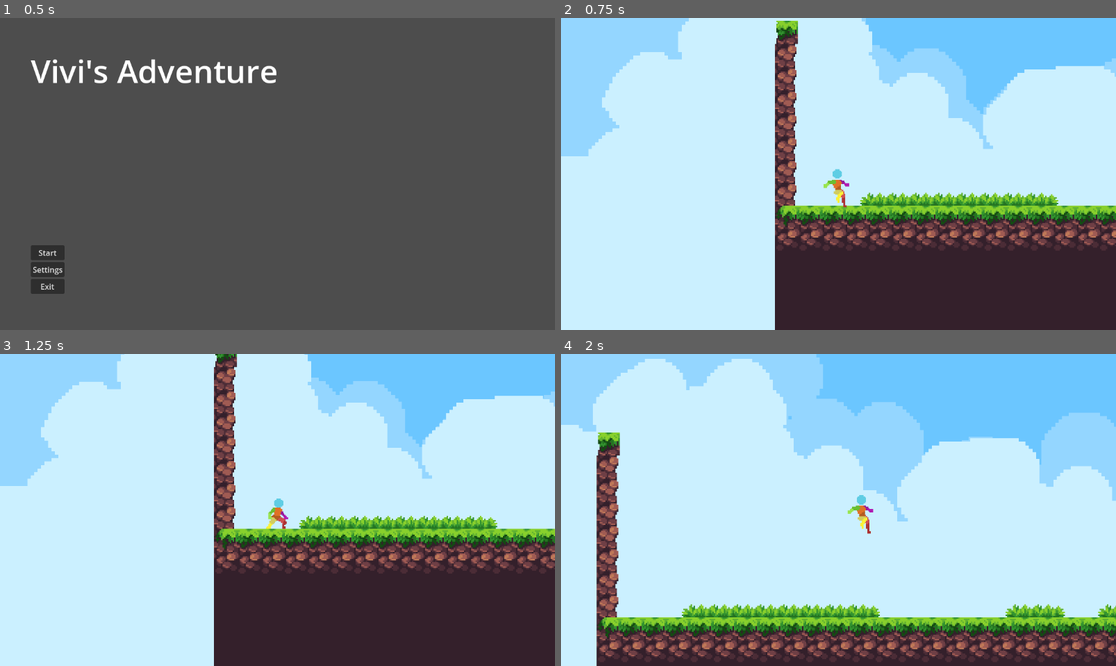
Above: before the commit, frames 1-4 (two rows, left to right).
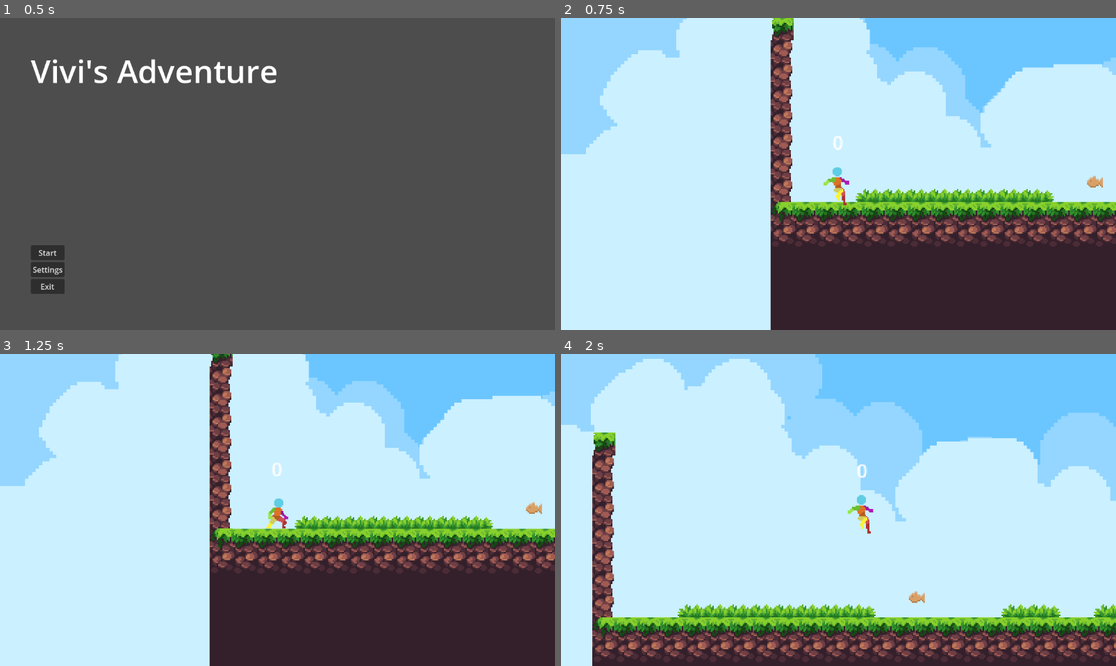
Above: after the commit, the same moments.

Repository: Zonnap/VivisAdventure
Game: Godot game, scene res://UI/MainMenu/main_menu.tscn
Two runs of this game, one before a commit and one after it. Both use one fixed random seed, a clock stepped at 60 frames per second and the inputs below.
Inputs:
- Up to frame 1 (0.5 s): no input
- Up to frame 2 (0.75 s): click "Start" at 0.5 s
- Up to frame 3 (1.25 s): no input
- Up to frame 4 (2 s): hold D (move_right) from 1.28 s (still down); tap Space (jump) at 1.52 s

Frame 1 is identical in both runs. In frame 2, 10% of the frame differs, in the area x 0-100%, y 0-100%; in frame 3, 8.7%; in frame 4, 12%, in the area x 2-100%, y 0-100%.

Commit message:
cont.

Diff:
--- /dev/null
+++ b/Vivis/GlobalScripts/Global.gd
@@ -0,0 +1,3 @@
+extends Node
+
+var fishSnacks = 0
--- /dev/null
+++ b/Vivis/Pickups/FishSnack.gd
@@ -0,0 +1,17 @@
+extends Node
+
+
+# Called when the node enters the scene tree for the first time.
+func _ready():
+	pass # Replace with function body.
+
+
+# Called every frame. 'delta' is the elapsed time since the previous frame.
+func _process(delta):
+	pass
+
+
+func _on_body_entered(body):
+	if body.name == "PlayerCharacter":
+		Global.fishSnacks += 1
+		queue_free()
--- /dev/null
+++ b/Vivis/Pickups/FishSnacks.tscn
@@ -0,0 +1,18 @@
+[gd_scene load_steps=4 format=3 uid="uid://cxyxx0qp2mamp"]
+
+[ext_resource type="Script" path="res://Pickups/FishSnack.gd" id="1_ahxfh"]
+[ext_resource type="Texture2D" uid="uid://dlyexi7yy5csv" path="res://Pickups/FishSnack.png" id="1_i36mf"]
+
+[sub_resource type="CircleShape2D" id="CircleShape2D_34vkc"]
+
+[node name="FishSnacks" type="Area2D"]
+script = ExtResource("1_ahxfh")
+
+[node name="CollisionShape2D" type="CollisionShape2D" parent="."]
+shape = SubResource("CircleShape2D_34vkc")
+
+[node name="Sprite2D" type="Sprite2D" parent="."]
+texture_filter = 1
+texture = ExtResource("1_i36mf")
+
+[connection signal="body_entered" from="." to="." method="_on_body_entered"]
--- a/Vivis/Player/PlayerChracter.tscn
+++ b/Vivis/Player/PlayerCharacter.tscn
@@ -1,9 +1,10 @@
-[gd_scene load_steps=34 format=3 uid="uid://bufcbgo5gj56d"]
+[gd_scene load_steps=35 format=3 uid="uid://bufcbgo5gj56d"]
 
 [ext_resource type="Script" path="res://Player/Scripts/PlayerChracter.gd" id="1_8duy6"]
 [ext_resource type="Texture2D" uid="uid://2ag447jgfpti" path="res://Player/Assets/Asset Packs 1-3 (final) TEMPORARY/Asset Pack-V1/Sprite Sheets/player jump 48x48.png" id="2_gorb7"]
 [ext_resource type="Texture2D" uid="uid://cd7enwsfcumtm" path="res://Player/Assets/Asset Packs 1-3 (final) TEMPORARY/Asset Pack-V1/Sprite Sheets/Character Idle 48x48.png" id="3_sjhyf"]
 [ext_resource type="Texture2D" uid="uid://bxl00al1uonyy" path="res://Player/Assets/Asset Packs 1-3 (final) TEMPORARY/Asset Pack-V1/Sprite Sheets/run cycle 48x48.png" id="4_8jcb4"]
+[ext_resource type="Script" path="res://Player/FishCounter.gd" id="5_3avjp"]
 
 [sub_resource type="CapsuleShape2D" id="CapsuleShape2D_uid6v"]
 radius = 6.0
@@ -377,7 +378,7 @@
 "Run": SubResource("Animation_ysqkb")
 }
 
-[node name="PlayerChracter" type="CharacterBody2D"]
+[node name="PlayerCharacter" type="CharacterBody2D"]
 scale = Vector2(0.8, 0.8)
 script = ExtResource("1_8duy6")
 
@@ -389,6 +390,22 @@
 sprite_frames = SubResource("SpriteFrames_mjitd")
 animation = &"Run"
 
+[node name="Control" type="Control" parent="AnimatedSprite2D"]
+layout_mode = 3
+anchors_preset = 0
+offset_right = 40.0
+offset_bottom = 40.0
+
+[node name="FishCounter" type="Label" parent="AnimatedSprite2D/Control"]
+layout_mode = 0
+offset_left = -20.0
+offset_top = -47.5
+offset_right = 20.0
+offset_bottom = -24.5
+horizontal_alignment = 1
+vertical_alignment = 1
+script = ExtResource("5_3avjp")
+
 [node name="AnimationPlayer" type="AnimationPlayer" parent="."]
 autoplay = "Idle"
 libraries = {
--- a/Vivis/levels/PlayerTestingLevel.tscn
+++ b/Vivis/levels/PlayerTestingLevel.tscn
@@ -1,10 +1,13 @@
-[gd_scene load_steps=9 format=3 uid="uid://dyhlwyndnudw5"]
+[gd_scene load_steps=13 format=3 uid="uid://dyhlwyndnudw5"]
 
 [ext_resource type="Texture2D" uid="uid://c00vtmwodn1ym" path="res://levels/Assets/Tiles/Assets/Assets.png" id="1_0ucd2"]
-[ext_resource type="PackedScene" uid="uid://bufcbgo5gj56d" path="res://Player/PlayerChracter.tscn" id="2_j6t1h"]
+[ext_resource type="Script" path="res://levels/Scripts/PlayerTestingLevel.gd" id="1_62237"]
+[ext_resource type="PackedScene" uid="uid://bufcbgo5gj56d" path="res://Player/PlayerCharacter.tscn" id="2_j6t1h"]
 [ext_resource type="Texture2D" uid="uid://ht0kpjeann6k" path="res://levels/Assets/Tiles/Assets/WaterTiles.png" id="2_mr1t7"]
 [ext_resource type="Texture2D" uid="uid://c6tomca2k3u2o" path="res://levels/Assets/Tiles/Assets/Background_2.png" id="3_q65m2"]
 [ext_resource type="Texture2D" uid="uid://dbr0tu81s1817" path="res://levels/Assets/Tiles/Assets/Background_1.png" id="4_tcl2m"]
+[ext_resource type="PackedScene" uid="uid://cxyxx0qp2mamp" path="res://Pickups/FishSnacks.tscn" id="6_da4gq"]
+[ext_resource type="Script" path="res://levels/WaterCollide.gd" id="8_bwnrl"]
 
 [sub_resource type="TileSetAtlasSource" id="TileSetAtlasSource_cqrj0"]
 texture = ExtResource("1_0ucd2")
@@ -1286,7 +1289,11 @@
 sources/0 = SubResource("TileSetAtlasSource_cqrj0")
 sources/2 = SubResource("TileSetAtlasSource_8v10e")
 
+[sub_resource type="RectangleShape2D" id="RectangleShape2D_dhbff"]
+size = Vector2(84, 138)
+
 [node name="PlayerTestingLevel" type="Node2D"]
+script = ExtResource("1_62237")
 
 [node name="TileMap" type="TileMap" parent="."]
 texture_filter = 1
@@ -1318,9 +1325,6 @@
 layer_3/tile_data = PackedInt32Array(1966112, 2, 0, 2031648, 2, 0, 2097184, 2, 0, 2162720, 2, 0, 2228256, 2, 0, 2293792 …(751 unchanged characters)…
 metadata/_edit_lock_ = true
 
-[node name="PlayerChracter" parent="." instance=ExtResource("2_j6t1h")]
-position = Vector2(44, 339)
-
 [node name="ParallaxBackground" type="ParallaxBackground" parent="."]
 scale = Vector2(2.395, 2.395)
 transform = Transform2D(2.395, 0, 0, 2.395, 0, 0)
@@ -1329,6 +1333,7 @@
 texture_filter = 1
 motion_scale = Vector2(0.1, 0.1)
 motion_mirroring = Vector2(496, 0)
+metadata/_edit_lock_ = true
 
 [node name="Sprite2D" type="Sprite2D" parent="ParallaxBackground/ParallaxLayer2"]
 position = Vector2(249.269, 136.534)
@@ -1339,8 +1344,42 @@
 texture_filter = 1
 motion_scale = Vector2(0.2, 0.2)
 motion_mirroring = Vector2(496, 0)
+metadata/_edit_lock_ = true
 
 [node name="Sprite2D" type="Sprite2D" parent="ParallaxBackground/ParallaxLayer"]
 position = Vector2(249.269, 136.534)
 texture = ExtResource("4_tcl2m")
 metadata/_edit_lock_ = true
+
+[node name="PlayerCharacter" parent="." instance=ExtResource("2_j6t1h")]
+position = Vector2(47, 342)
+
+[node name="FishSnacks" parent="." instance=ExtResource("6_da4gq")]
+position = Vector2(224, 354)
+
+[node name="FishSnacks2" parent="." instance=ExtResource("6_da4gq")]
+position = Vector2(485, 353)
+
+[node name="FishSnacks3" parent="." instance=ExtResource("6_da4gq")]
+position = Vector2(575, 307)
+
+[node name="FishSnacks4" parent="." instance=ExtResource("6_da4gq")]
+position = Vector2(825, 306)
+
+[node name="FishSnacks5" parent="." instance=ExtResource("6_da4gq")]
+position = Vector2(936, 260)
+
+[node name="FishSnacks6" parent="." instance=ExtResource("6_da4gq")]
+position = Vector2(1174, 277)
+
+[node name="FishSnacks7" parent="." instance=ExtResource("6_da4gq")]
+position = Vector2(1175, 165)
+
+[node name="WaterCollide" type="Area2D" parent="."]
+script = ExtResource("8_bwnrl")
+
+[node name="CollisionShape2D" type="CollisionShape2D" parent="WaterCollide"]
+position = Vector2(560, 535)
+shape = SubResource("RectangleShape2D_dhbff")
+
+[connection signal="body_entered" from="WaterCollide" to="WaterCollide" method="_on_body_entered"]
--- /dev/null
+++ b/Vivis/levels/Scripts/PlayerTestingLevel.gd
@@ -0,0 +1,11 @@
+extends Node2D
+
+
+# Called when the node enters the scene tree for the first time.
+func _ready():
+	pass # Replace with function body.
+
+
+# Called every frame. 'delta' is the elapsed time since the previous frame.
+func _process(delta):
+	pass
--- a/Vivis/project.godot
+++ b/Vivis/project.godot
@@ -14,6 +14,10 @@
 run/main_scene="res://UI/MainMenu/main_menu.tscn"
 config/features=PackedStringArray("4.1", "Forward Plus")
 config/icon="res://icon.svg"
+
+[autoload]
+
+Global="*res://GlobalScripts/Global.gd"
 
 [input]
 
Renamed: Vivis/levels/Assets/FishSnack.png -> Vivis/Pickups/FishSnack.png
Not shown, changed: Vivis/Pickups/FishSnack.png.import
